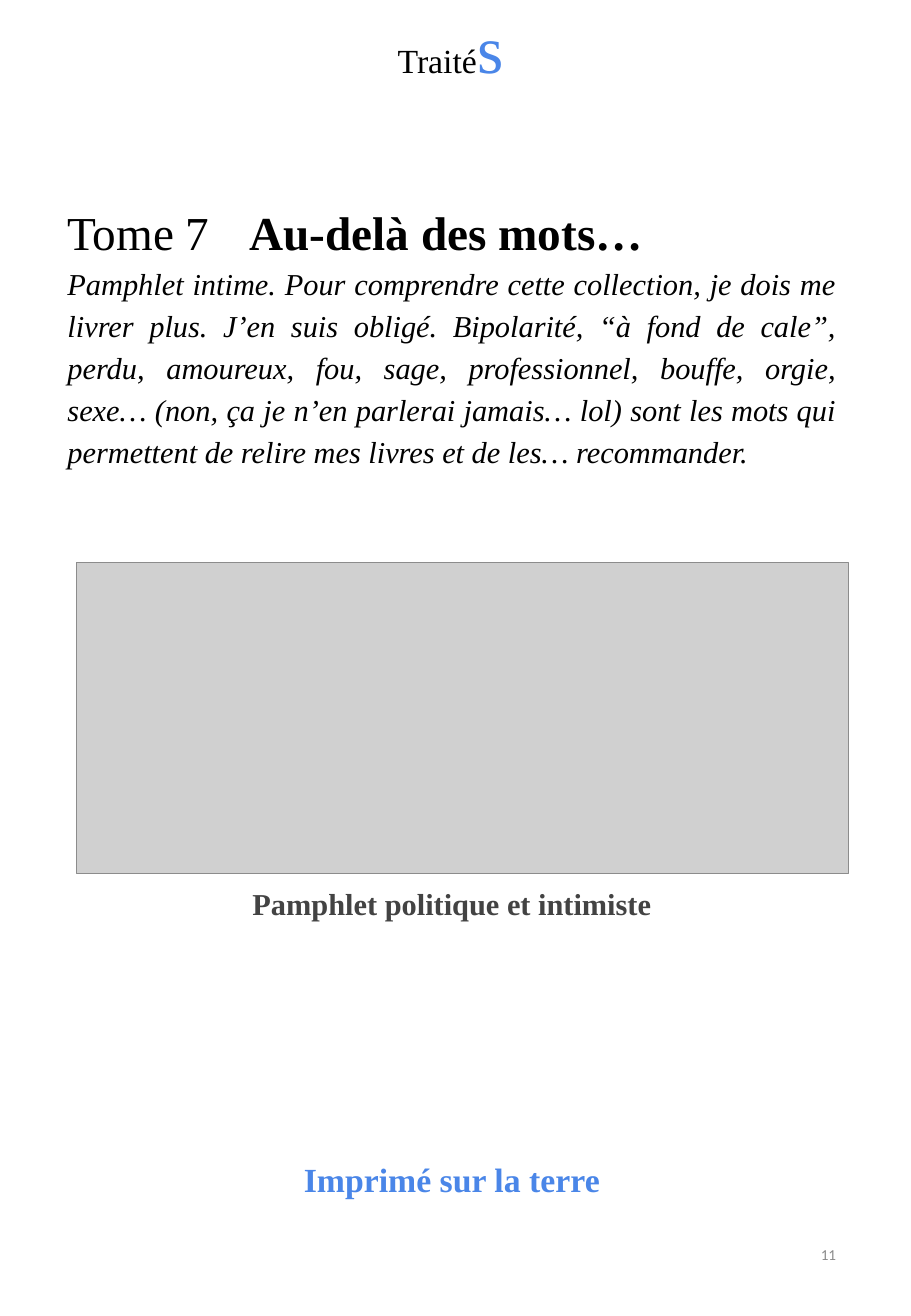
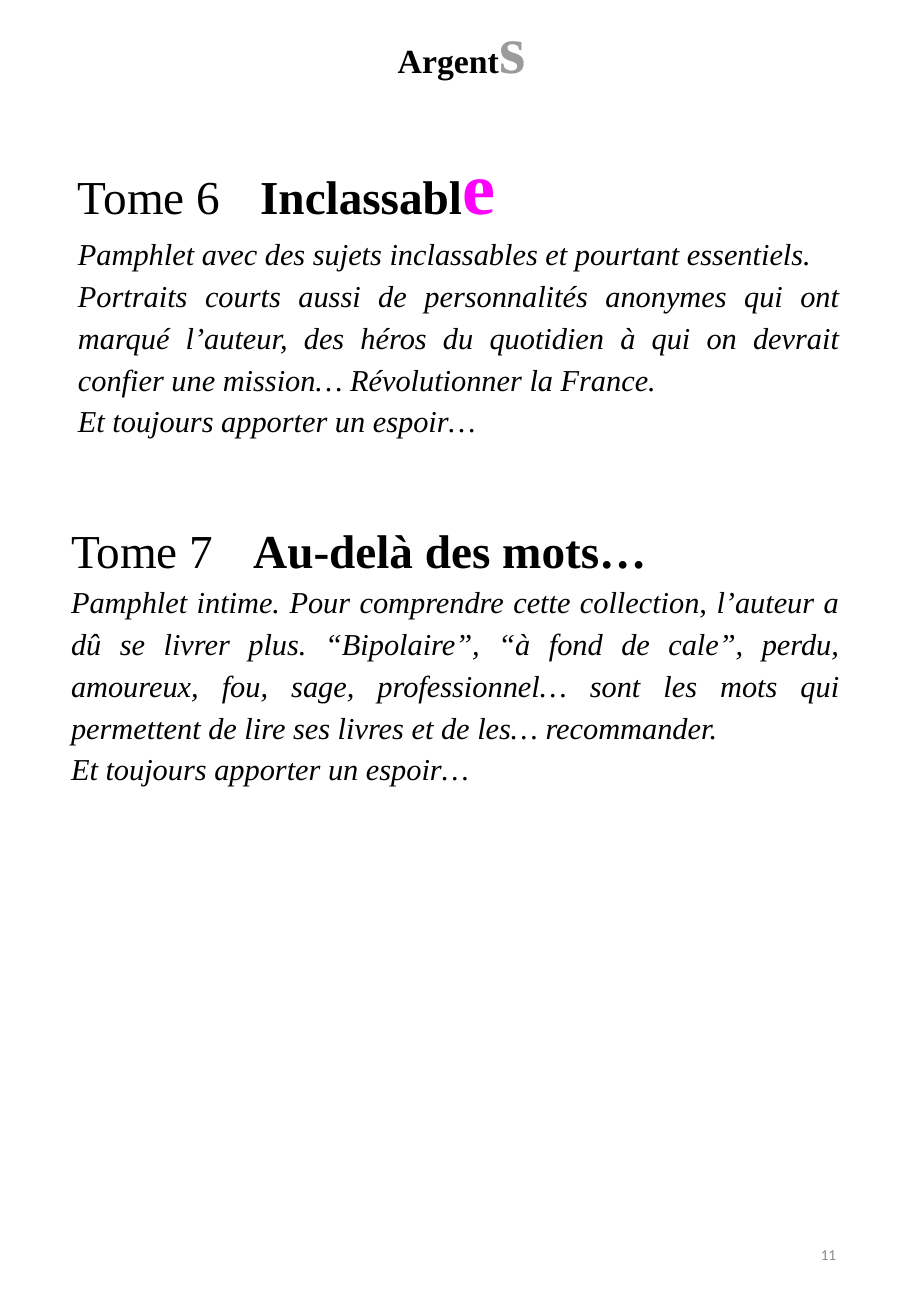
Before and after one commit to BenjaminLOUIS84/e_commerce, a slide deck: slide 11 of e_commerce/public/ppsx/tome3.ppsx. Drawn at 911x1316 pixels with LibreOffice and Linux fonts; fonts in the diff are those of the drawing; grey boxes stand for pictures. Boxes give left, top, right and bottom in pixels: in the first picture for what was removed or moved away, otherwise in the second. Text is boxed around its words. In the diff, an @@ line names an element or a change of style, - is before the commit and + after.

```diff
--- a/e_commerce/public/ppsx/tome3.ppsx
+++ b/e_commerce/public/ppsx/tome3.ppsx
@@ text at (x1=386, y1=0, x2=539, y2=95): text changed; bold on @@
-Traités
+Argents
@@ text added at (x1=78, y1=182, x2=839, y2=439), 18 pt, text #000000, italic @@
+Tome 6 Inclassable
+Pamphlet avec des sujets inclassables et pourtant essentiels.
+Portraits courts aussi de personnalités anonymes qui ont marqué l’auteur, des héros du quotidien à qui on devrait confier une mission… Révolutionner la France.
+Et toujours apporter un espoir…
@@ text "Tome 7 Au-delà des mots…" moved from (x1=67, y1=217, x2=836, y2=469) to (x1=71, y1=535, x2=839, y2=787) @@
@@ picture removed at (x1=77, y1=562, x2=848, y2=873) @@
@@ text at (x1=71, y1=592, x2=839, y2=787): text changed @@
-Pamphlet intime. Pour comprendre cette collection, je dois me livrer plus. J’en suis obligé. Bipolarité, “à fond de cale”, perdu, amoureux, fou, sage, professionnel, bouffe, orgie, sexe… (non, ça je n’en parlerai jamais… lol) sont les mots qui permettent de relire mes livres et de les… recommander.
+Pamphlet intime. Pour comprendre cette collection, l’auteur a dû se livrer plus. “Bipolaire”, “à fond de cale”, perdu, amoureux, fou, sage, professionnel… sont les mots qui permettent de lire ses livres et de les… recommander.
+Et toujours apporter un espoir…
@@ text removed at (x1=252, y1=894, x2=651, y2=1199) @@
-Pamphlet politique et intimiste
-Imprimé sur la terre
```
Also in this commit, not shown: 56 other slides changed, 2 slides added.
